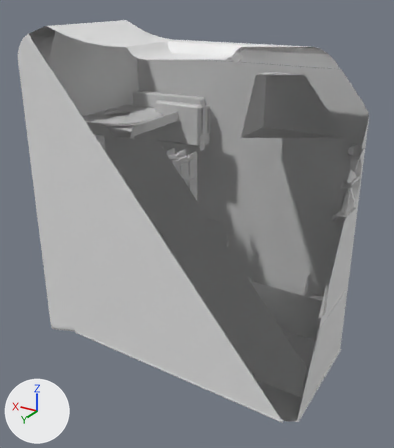
An edit to the glTF model frontend/public/models/server-case.glb, drawn before and after from the same camera.
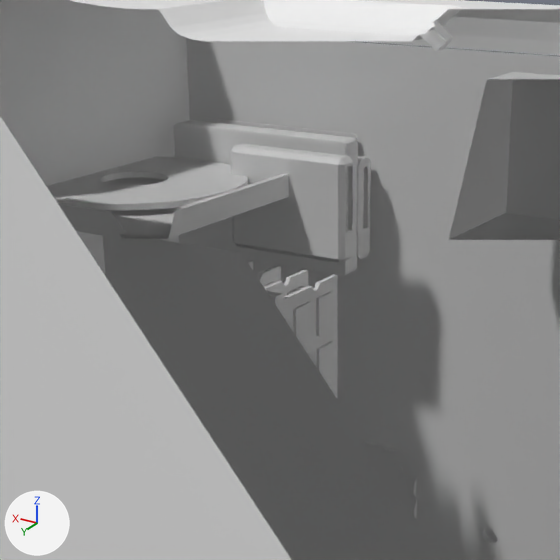
Each version is shown whole from a camera (50 mm lens) standing at (-0.662, 1.229, 0.54) and looking at (0.049, 0.044, -0.052), then close up on the part from 16% to 72% of the width and 10% to 59% of the height. The axes (+X, +Y, +Z) are drawn at lower left. The lights are the same throughout. The older version's two pictures come first. Everything nearer to the camera than a plane just in front of the edit is cut away. Where no turn or scale is listed for an object, it has been applied to the vertices.

In view in the first close-up: 'Back.Power', 'Front', 'Front.Panel.DVD', 'Front.Panel.DVDDrive', 'HDD', 'MotherBoard', 'RAM.003', 'SSD', 'Side_left', 'Side_right', 'Top' and 3 more.
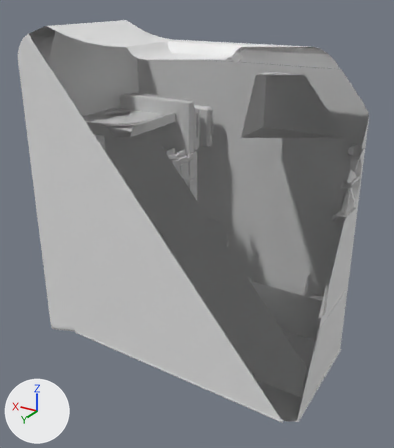
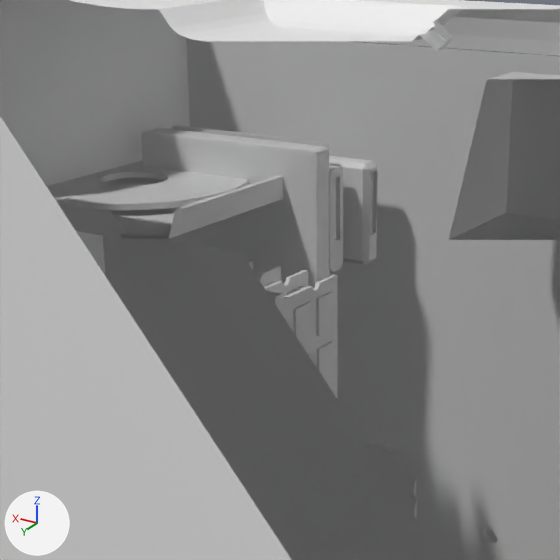
Edits to the scene script, one JSON object a line:
```json
{"op": "set", "path": "ob_hdd.location", "old": "(0.242, -0.111, 0.182)", "new": "(0.242, -0.05, 0.182)"}
{"op": "set", "path": "ob_ssd.location", "old": "(0.172, -0.061, 0.193)", "new": "(0.172, -0.115, 0.178)"}
```

Boxes [x1, y1, x2, y2] around the edits, measured in the close-ups (560 x 560 px):
```json
{"object": "HDD", "change": "moved", "before": [174, 118, 371, 276], "after": [141, 125, 343, 289]}
{"object": "SSD", "change": "moved", "before": [230, 144, 353, 263], "after": [329, 156, 377, 265]}
```
